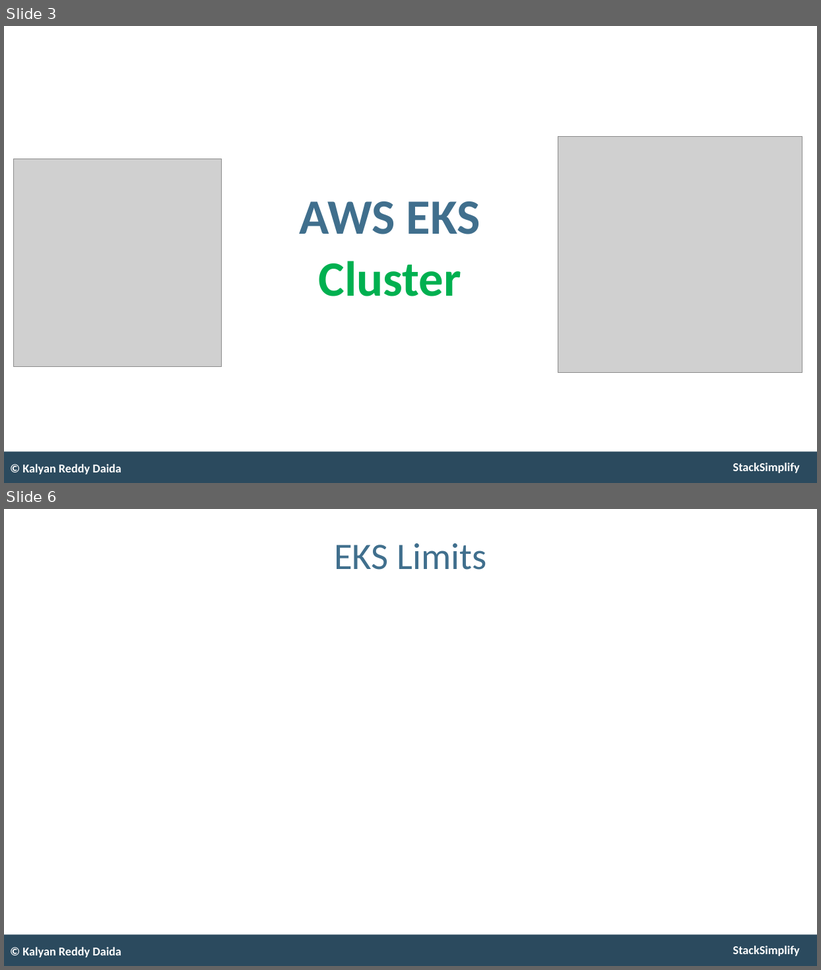
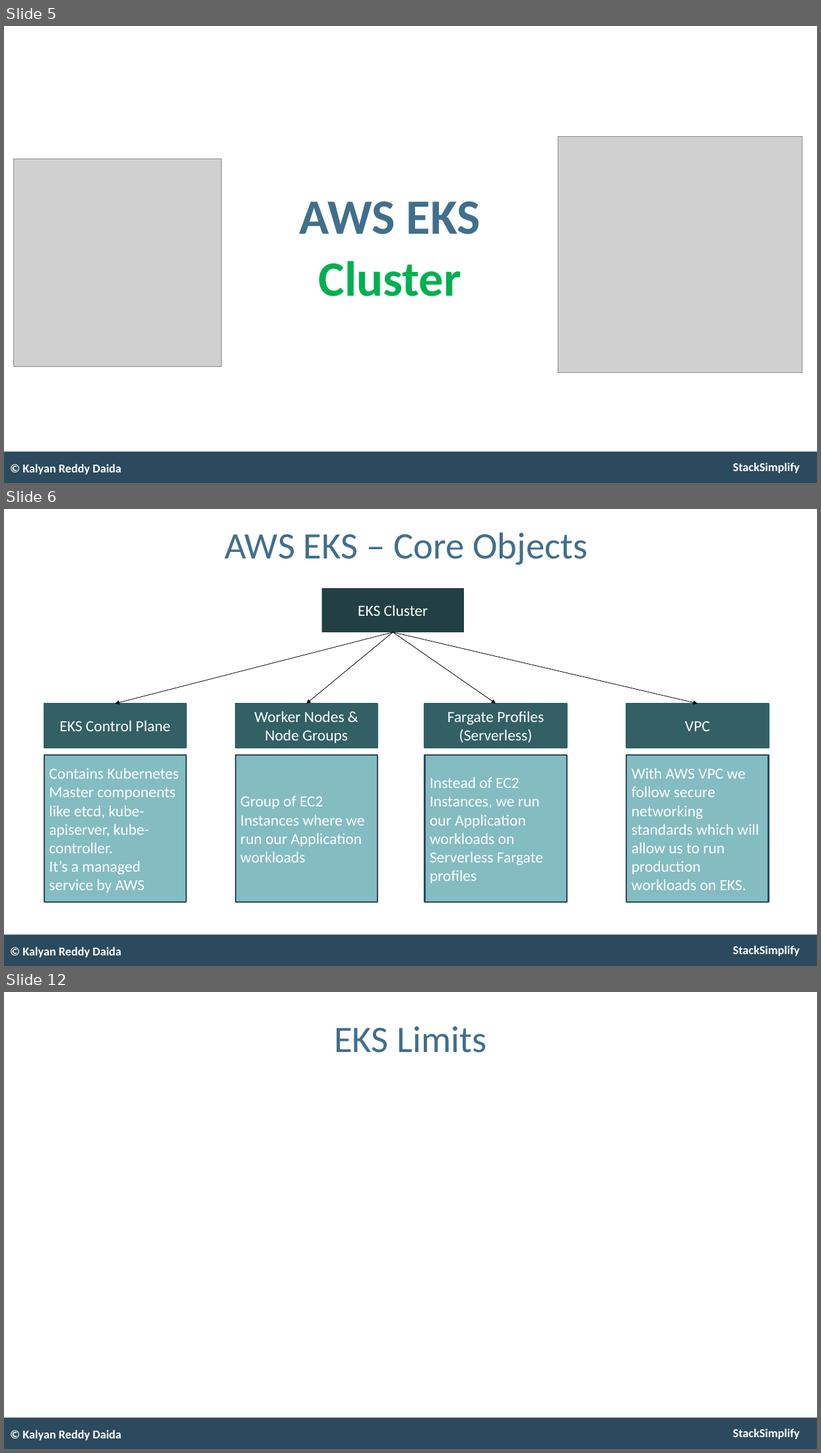
Before and after one commit to stacksimplify/aws-eks-kubernetes-masterclass, a slide deck: presentation/AWS-Fargate-and-EKS-Masterclass.pptx. Shown one above the other, each under a label of ours: slides 3 and 6 before the commit, slides 5, 6 and 12 after it; the slides between them are not shown. The pictures are 821x970 and 821x1453 pixels, drawn with LibreOffice and Linux fonts; fonts in the diff are those of the drawing; grey boxes stand for pictures. Boxes give left, top, right and bottom in pixels: in the first picture for what was removed or moved away, otherwise in the second. Text is boxed around its words. In the diff, an @@ line names an element or a change of style, - is before the commit and + after.

```diff
--- a/presentation/AWS-Fargate-and-EKS-Masterclass.pptx
+++ b/presentation/AWS-Fargate-and-EKS-Masterclass.pptx
@@ slide 6 added at bbox=[4, 509, 817, 966], background #FFFFFF; not listed: 2 template elements that a slide beside it also shows @@
@@ title added at bbox=[224, 532, 587, 565], 53 pt, text #406F8D @@
+AWS EKS – Core Objects
@@ rectangle added at bbox=[322, 588, 465, 632], fill #224043, 22 pt, text #FFFFFF @@
+EKS Cluster
@@ arrow added from (393, 632) to (116, 704), #000000 0.75 pt @@
@@ arrow added from (393, 632) to (306, 704), #000000 0.75 pt @@
@@ arrow added from (393, 632) to (496, 704), #000000 0.75 pt @@
@@ arrow added from (393, 632) to (698, 704), #000000 0.75 pt @@
@@ rectangle added at bbox=[44, 704, 186, 748], fill #326065, outline #326065 2 pt, 22 pt, text #FFFFFF @@
+EKS Control Plane
@@ rectangle added at bbox=[235, 704, 378, 748], fill #326065, outline #326065 2 pt, 22 pt, text #FFFFFF @@
+Worker Nodes & Node Groups
@@ rectangle added at bbox=[425, 704, 567, 748], fill #326065, outline #326065 2 pt, 22 pt, text #FFFFFF @@
+Fargate Profiles
+(Serverless)
@@ rectangle added at bbox=[626, 704, 769, 748], fill #326065, outline #326065 2 pt, 22 pt, text #FFFFFF @@
+VPC
@@ rectangle added at bbox=[44, 755, 186, 902], fill #83BCC1, outline #2B4A5E 2 pt, 22 pt, text #FFFFFF @@
+Contains Kubernetes Master components like etcd, kube-apiserver, kube-controller.
+It’s a managed service by AWS
@@ rectangle added at bbox=[235, 755, 378, 902], fill #83BCC1, outline #2B4A5E 2 pt, 22 pt, text #FFFFFF @@
+Group of EC2 Instances where we run our Application workloads
@@ rectangle added at bbox=[425, 755, 567, 902], fill #83BCC1, outline #2B4A5E 2 pt, 22 pt, text #FFFFFF @@
+Instead of EC2 Instances, we run our Application workloads on Serverless Fargate profiles
@@ rectangle added at bbox=[626, 755, 769, 902], fill #83BCC1, outline #2B4A5E 2 pt, 22 pt, text #FFFFFF @@
+With AWS VPC we follow secure networking standards which will allow us to run production workloads on EKS.
@@ text added at bbox=[22, 947, 121, 958], 17 pt, text #FFFFFF, bold @@
+© Kalyan Reddy Daida
@@ what was slide 3 is now slide 5 @@
@@ what was slide 6 is now slide 12 @@
```
Also in this commit, not shown: 3 slides changed, 4 other slides added, 2 other files.
